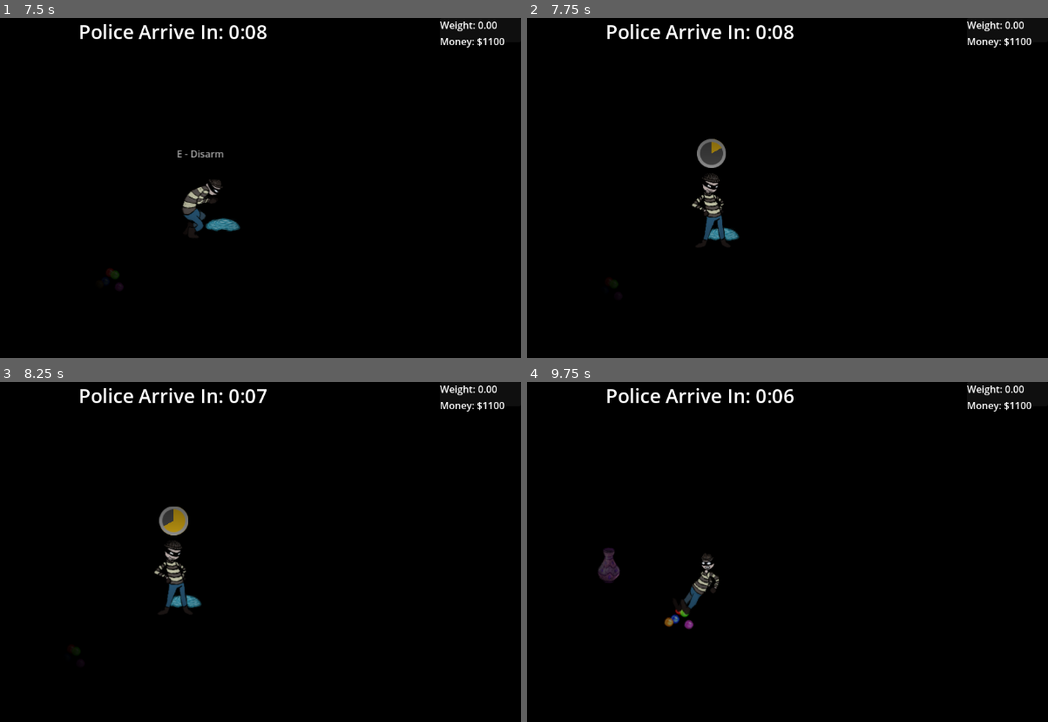
Above: before the commit, frames 1-4 (two rows, left to right).
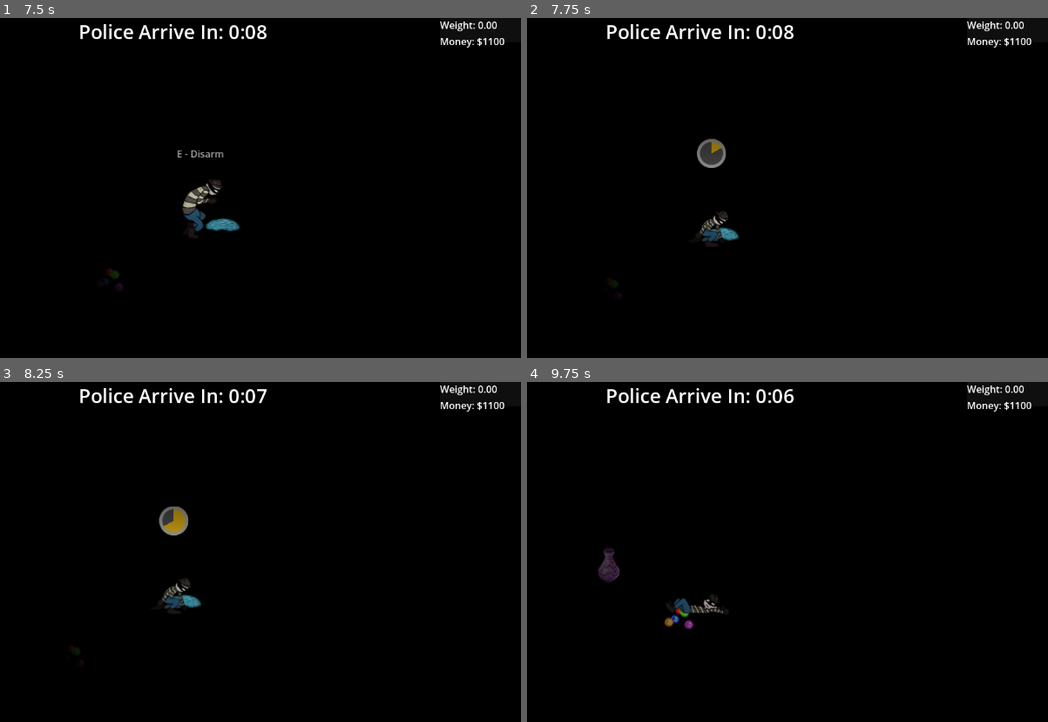
Above: after the commit, the same moments.

Repository: Enriquenf07/game-jam-march-2026
Game: Godot game, scene res://world/world.tscn
Same seed, same stepped clock (60 frames per second), same inputs: the game is played once before the commit and once after it. Sound files missing from this copy of the repository are replaced by a short silence.
Inputs:
- Up to frame 1 (7.5 s): tap Enter at 0.5 s; hold D (right) 0.53-1.28 s; hold E (interact) 0.53-1.28 s; tap Shift (run) at 0.8, 1.35, 2.3, 2.85, 3.8, 4.35, 5.3, 5.85, 6.8, 7.35 s; hold S (down) 1.28-2.03 s; tap E (interact) every 1.5 s from 1.55 to 6.05 s; hold D (right) 2.03-2.78 s; hold E (interact) 2.03-2.78 s; hold W (up) 2.78-3.53 s; hold E (interact) 3.53-4.28 s; hold A (left) 3.53-5.03 s; hold S (down) 5.03-5.78 s; hold E (interact) 5.03-5.78 s; hold D (right) 5.78-6.53 s; hold W (up) 6.53-7.28 s; hold E (interact) 6.53-7.28 s; hold D (right) from 7.28 s (still down)
- Up to frame 2 (7.75 s): keep holding D (right); tap E (interact) at 7.55 s
- Up to frame 3 (8.25 s): release D (right) at 8.03 s; hold S (down) from 8.03 s (still down); hold E (interact) from 8.03 s (still down)
- Up to frame 4 (9.75 s): tap Shift (run) at 8.3, 8.85 s; release S (down) at 8.78 s; release E (interact) at 8.78 s; hold A (left) 8.78-9.53 s; tap E (interact) at 9.05 s; hold W (up) from 9.53 s (still down); hold E (interact) from 9.53 s (still down)

Frame 1 is identical in both runs. In frame 2, 0.6% of the frame differs, in the area x 31-39%, y 45-68%; in frame 3, 0.6%; in frame 4, 0.6%, in the area x 26-38%, y 50-69%.

Commit message:
Added assets and sfx for slipping
Added player animations for slipping and falling, and sfx for slipping on the puddle/peel and stepping on the puddle.

Diff:
--- a/player/player.gd
+++ b/player/player.gd
@@ -141,8 +141,10 @@
 	if(event.is_action_pressed('interact') and ray_cast.is_colliding()):
 		var collider := ray_cast.get_collider()
 		if(collider is InteractableObject):
-			print("interacted")
 			collider.on_interaction(self)
+			if (collider.is_in_group("loot")):
+				_player_visual.play("pickup")
+				_is_stunned = true
 
 func set_is_disarming(flag: bool) -> void:
 	_is_disarming = flag
@@ -164,27 +166,20 @@
 
 func handle_trap_activation(trap: TrapBase.TrapType) -> void:
 	match trap:
-		TrapBase.TrapType.FLOORBOARD:
-			print("squeak")
 		TrapBase.TrapType.BANANA:
 			_is_slipping = true
 			is_running = false
 			_player_visual.play("banana_slip")
-			print("slipped on banana")
 		TrapBase.TrapType.MARBLES:
 			_is_stunned = true
 			_is_slipping = false
 			_player_visual.play("marble_trip")
 			velocity = Vector2.ZERO
-			print("slipped on marbles")
 		TrapBase.TrapType.MOUSE_TRAP:
 			_is_stunned = true
 			_is_slipping = false
 			_player_visual.play("mouse_trap_hurt")
 			velocity = Vector2.ZERO
-			print("yeowch!!!")
-		TrapBase.TrapType.PUDDLE:
-			print("slipped on puddle")
 
 func slip_on_puddle():
 	_is_stunned = true
@@ -200,4 +195,4 @@
 		is_running = true
 
 func _is_in_stunned_animation(player_animation: StringName) -> bool:
-	return (player_animation == "marble_trip" or player_animation == "mouse_trap_hurt" or player_animation == "puddle_slip")
+	return (player_animation == "marble_trip" or player_animation == "mouse_trap_hurt" or player_animation == "puddle_slip" or player_animation == "pickup")
--- a/player/player.tscn
+++ b/player/player.tscn
@@ -3,6 +3,7 @@
 [ext_resource type="Script" uid="uid://dc5kj63f84f4e" path="res://player/player.gd" id="1_oul6g"]
 [ext_resource type="Texture2D" uid="uid://dto05yhxl8q30" path="res://player/assets/Thief_-_128x128_-_idle.png" id="2_g1dw6"]
 [ext_resource type="Texture2D" uid="uid://bt0fsq0qbmgdv" path="res://player/assets/Thief_-_128x128_-_slip_1.png" id="3_8t03j"]
+[ext_resource type="Texture2D" uid="uid://dakxgquskw8q8" path="res://player/assets/Thief_-_128x128_-_interact_1.png" id="3_ebec5"]
 [ext_resource type="Texture2D" uid="uid://di5oetyn480gl" path="res://player/assets/Thief_-_128x128_-_run_1.png" id="3_hg6s5"]
 [ext_resource type="Texture2D" uid="uid://ddxwkulf6qgbm" path="res://ui/disarm/assets/TEMP_disarm_ui_under.png" id="3_qjkh3"]
 [ext_resource type="Texture2D" uid="uid://cxag831vvjv5o" path="res://player/assets/Thief_-_128x128_-_sneak.png" id="3_rgyib"]
@@ -10,6 +11,7 @@
 [ext_resource type="Texture2D" uid="uid://c8h3h2tu7uw8q" path="res://ui/disarm/assets/TEMP_disarm_ui_over.png" id="4_g6k8r"]
 [ext_resource type="Texture2D" uid="uid://cciv7m804ei3x" path="res://player/assets/Thief_-_128x128_-_sneak_2.png" id="4_hg6s5"]
 [ext_resource type="Texture2D" uid="uid://c8n6eyeujxnb2" path="res://ui/disarm/assets/TEMP_disarm_ui_progress.png" id="5_boad6"]
+[ext_resource type="Texture2D" uid="uid://c60tvxkswajhf" path="res://player/assets/Thief_-_128x128_-_fallen_1.png" id="5_yllr7"]
 [ext_resource type="Script" uid="uid://bfhdxp8oftejx" path="res://ui/disarm/disarm_ui.gd" id="6_g6k8r"]
 
 [sub_resource type="SpriteFrames" id="SpriteFrames_rkbax"]
@@ -24,27 +26,30 @@
 }, {
 "frames": [{
 "duration": 1.0,
+"texture": ExtResource("3_ebec5")
+}],
+"loop": true,
+"name": &"disarming",
+"speed": 5.0
+}, {
+"frames": [{
+"duration": 1.0,
 "texture": ExtResource("2_g1dw6")
 }],
 "loop": true,
-"name": &"disarming",
-"speed": 5.0
-}, {
-"frames": [{
-"duration": 1.0,
-"texture": ExtResource("2_g1dw6")
-}],
-"loop": true,
 "name": &"idle",
 "speed": 5.0
 }, {
 "frames": [{
 "duration": 1.0,
 "texture": ExtResource("3_8t03j")
+}, {
+"duration": 1.0,
+"texture": ExtResource("5_yllr7")
 }],
 "loop": false,
 "name": &"marble_trip",
-"speed": 1.0
+"speed": 2.0
 }, {
 "frames": [{
 "duration": 1.0,
@@ -56,11 +61,22 @@
 }, {
 "frames": [{
 "duration": 1.0,
+"texture": ExtResource("3_ebec5")
+}],
+"loop": false,
+"name": &"pickup",
+"speed": 5.0
+}, {
+"frames": [{
+"duration": 1.0,
 "texture": ExtResource("3_8t03j")
+}, {
+"duration": 1.0,
+"texture": ExtResource("5_yllr7")
 }],
 "loop": false,
 "name": &"puddle_slip",
-"speed": 1.0
+"speed": 2.0
 }, {
 "frames": [{
 "duration": 1.0,
@@ -139,7 +155,7 @@
 
 [node name="AnimatedSprite2D" type="AnimatedSprite2D" parent="." unique_id=1604162737]
 sprite_frames = SubResource("SpriteFrames_rkbax")
-animation = &"mouse_trap_hurt"
+animation = &"idle"
 autoplay = "idle"
 
 [node name="CollisionShape2D" type="CollisionShape2D" parent="." unique_id=494601615]
--- a/traps/banana/BananaTrap.tscn
+++ b/traps/banana/BananaTrap.tscn
@@ -4,7 +4,7 @@
 [ext_resource type="Script" uid="uid://fpin7rm4san6" path="res://object/interactable_object.gd" id="2_6vc60"]
 [ext_resource type="Texture2D" uid="uid://cbxcxbi3xdux7" path="res://traps/banana/assets/banana_peel_-_64x64.png" id="2_u5qeu"]
 [ext_resource type="AudioStream" uid="uid://q4jgkx2ybo0p" path="res://traps/banana/assets/TEMP_banana_disarm.wav" id="3_u5qeu"]
-[ext_resource type="AudioStream" uid="uid://dkwtaifihobq7" path="res://traps/banana/assets/TEMP_banana_slip.wav" id="3_xfo5d"]
+[ext_resource type="AudioStream" uid="uid://dya1hnajwqh2m" path="res://traps/banana/assets/Slip.wav" id="4_u5qeu"]
 
 [sub_resource type="CircleShape2D" id="CircleShape2D_lgx3o"]
 radius = 21.0
@@ -33,7 +33,7 @@
 stream = ExtResource("3_u5qeu")
 
 [node name="TrapActivationSoundPlayer" type="AudioStreamPlayer2D" parent="." unique_id=1533999276]
-stream = ExtResource("3_xfo5d")
+stream = ExtResource("4_u5qeu")
 
 [node name="InteractableArea" type="Area2D" parent="." unique_id=1445917597 groups=["trap"]]
 unique_name_in_owner = true
--- a/traps/puddle/puddle.gd
+++ b/traps/puddle/puddle.gd
@@ -1,11 +1,15 @@
 class_name Puddle
 extends ContinuousNoiseTrap
 
+@export var _puddle_step_sounds: Array[AudioStream]
 @export var _slipping_sound_player: AudioStreamPlayer2D
 @export var _slipping_sound_collision: CollisionShape2D
 
+func _ready() -> void:
+	super._ready()
+	_trap_trigger_sound.stream = _puddle_step_sounds[randi_range(0, _puddle_step_sounds.size() - 1)]
+
 func _process(_delta: float) -> void:
-	# TODO: call the player method "slip()" if the player is running
 	if (_player_in_trap != null and _is_running()):
 		_player_in_trap.slip_on_puddle()
 		_slipping_sound_player.play()
@@ -19,12 +23,15 @@
 func _disarm_decorator():
 	print("puddle disarmed")
 
+func _on_trap_activation_sound_finished() -> void:
+	super._on_trap_activation_sound_finished()
+	_trap_trigger_sound.stream = _puddle_step_sounds[randi_range(0, _puddle_step_sounds.size() - 1)]
+
 func _on_trap_disarmed():
 	_trap_visual.hide()
 
 func _on_slipping_sound_player_finished() -> void:
 	_slipping_sound_collision.set_deferred("disabled", true)
 
-
 func _on_disarm_sound_player_finished() -> void:
 	queue_free()
--- a/traps/puddle/puddle.tscn
+++ b/traps/puddle/puddle.tscn
@@ -1,11 +1,16 @@
 [gd_scene format=3 uid="uid://hjrqcu6wi22w"]
 
 [ext_resource type="Script" uid="uid://d2dyfh18ssu08" path="res://traps/puddle/puddle.gd" id="1_gv67p"]
+[ext_resource type="AudioStream" uid="uid://bqns1248qwdtj" path="res://traps/puddle/assets/FOLEYFeet_Puddle_Shoes_Fast 01.wav" id="2_1o25k"]
 [ext_resource type="Texture2D" uid="uid://27ysarj3mmf1" path="res://traps/puddle/assets/puddle_-_64x64.png" id="2_4lmy7"]
+[ext_resource type="AudioStream" uid="uid://bb8swp7vo7aj1" path="res://traps/puddle/assets/FOLEYFeet_Puddle_Shoes_Fast 02.wav" id="3_axm8l"]
 [ext_resource type="AudioStream" uid="uid://bxgiedomh7gcb" path="res://traps/puddle/assets/TEMP_puddle_disarm.wav" id="3_x4rcs"]
-[ext_resource type="AudioStream" uid="uid://cew7krf8jy5ix" path="res://traps/puddle/assets/TEMP_puddle_splash.wav" id="4_4lmy7"]
+[ext_resource type="AudioStream" uid="uid://dfe2c4x55tpe6" path="res://traps/puddle/assets/FOLEYFeet_Puddle_Shoes_Fast 03.wav" id="4_o0rt5"]
 [ext_resource type="Script" uid="uid://fpin7rm4san6" path="res://object/interactable_object.gd" id="4_s52k6"]
-[ext_resource type="AudioStream" uid="uid://0eu4afeebqr0" path="res://traps/puddle/assets/TEMP_puddle_slip.wav" id="5_rdwt2"]
+[ext_resource type="AudioStream" uid="uid://sit7wwxgtlw2" path="res://traps/puddle/assets/FOLEYFeet_Puddle_Shoes_Fast 04.wav" id="5_golnx"]
+[ext_resource type="AudioStream" uid="uid://btgc01qerptvl" path="res://traps/puddle/assets/FOLEYFeet_Puddle_Shoes_Fast 05.wav" id="6_qyy8n"]
+[ext_resource type="AudioStream" uid="uid://cwk7b5fdeyq5b" path="res://traps/puddle/assets/FOLEYFeet_Puddle_Shoes_Fast 06.wav" id="7_larv5"]
+[ext_resource type="AudioStream" uid="uid://cnnxj47u4kfva" path="res://traps/puddle/assets/Fall on Puddle.wav" id="10_pdvg4"]
 
 [sub_resource type="CapsuleShape2D" id="CapsuleShape2D_rdwt2"]
 radius = 7.0
@@ -22,6 +27,7 @@
 
 [node name="Puddle" type="Area2D" unique_id=1615284829 node_paths=PackedStringArray("_slipping_sound_player", "_slipping_sound_collision", "_trap_audio_collision", "_trap_visual", "_trap_trigger_collision", "_disarm_sound", "_trap_trigger_sound", "_trap_interaction_collision")]
 script = ExtResource("1_gv67p")
+_puddle_step_sounds = Array[AudioStream]([ExtResource("2_1o25k"), ExtResource("3_axm8l"), ExtResource("4_o0rt5"), ExtResource("5_golnx"), ExtResource("6_qyy8n"), ExtResource("7_larv5")])
 _slipping_sound_player = NodePath("SoundArea/SlippingSoundPlayer")
 _slipping_sound_collision = NodePath("SoundArea/SlippingSoundAreaCollision")
 _trap_audio_collision = NodePath("SoundArea/WalkingSoundAreaCollision")
@@ -44,7 +50,7 @@
 stream = ExtResource("3_x4rcs")
 
 [node name="TrapActivationSoundPlayer" type="AudioStreamPlayer2D" parent="." unique_id=1216367516]
-stream = ExtResource("4_4lmy7")
+stream = ExtResource("2_1o25k")
 
 [node name="SoundArea" type="Area2D" parent="." unique_id=1540488914]
 
@@ -59,7 +65,7 @@
 debug_color = Color(0.9764706, 0.101960786, 0.29411766, 0.41960785)
 
 [node name="SlippingSoundPlayer" type="AudioStreamPlayer2D" parent="SoundArea" unique_id=24640079]
-stream = ExtResource("5_rdwt2")
+stream = ExtResource("10_pdvg4")
 
 [node name="InteractableArea" type="Area2D" parent="." unique_id=1739025049 groups=["trap"]]
 unique_name_in_owner = true
Binary file added: player/assets/Thief_-_128x128_-_fallen_1.png
Not shown, changed: player/assets/Thief_-_128x128_-_fallen_1.png.import
Binary file added: player/assets/Thief_-_128x128_-_interact_1.png
Not shown, changed: player/assets/Thief_-_128x128_-_interact_1.png.import
Not shown, added: traps/banana/assets/Slip.wav.import
Not shown, removed: traps/banana/assets/TEMP_banana_slip.wav.import
Binary file removed: traps/mouse_trap/assets/TEMP_mouse_trap_armed.png
Binary file removed: traps/mouse_trap/assets/TEMP_mouse_trap_disarmed.png
Not shown, added: traps/puddle/assets/FOLEYFeet_Puddle_Shoes_Fast 01.wav.import
Not shown, added: traps/puddle/assets/FOLEYFeet_Puddle_Shoes_Fast 02.wav.import
Not shown, added: traps/puddle/assets/FOLEYFeet_Puddle_Shoes_Fast 03.wav.import
Not shown, added: traps/puddle/assets/FOLEYFeet_Puddle_Shoes_Fast 04.wav.import
(and 16 more such lines)
